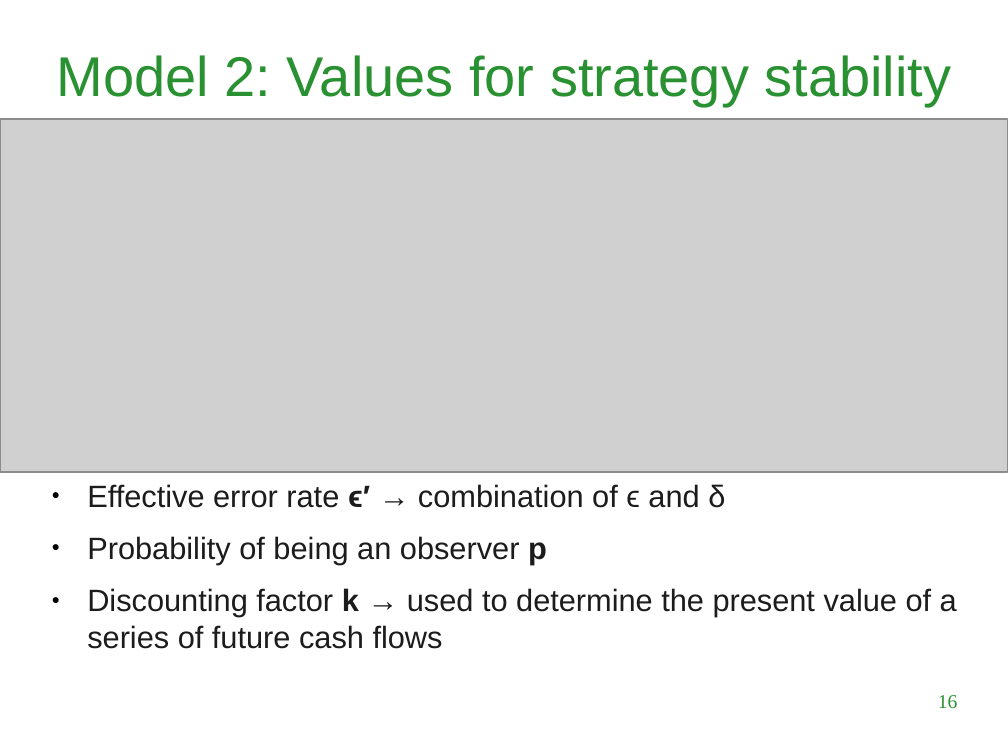
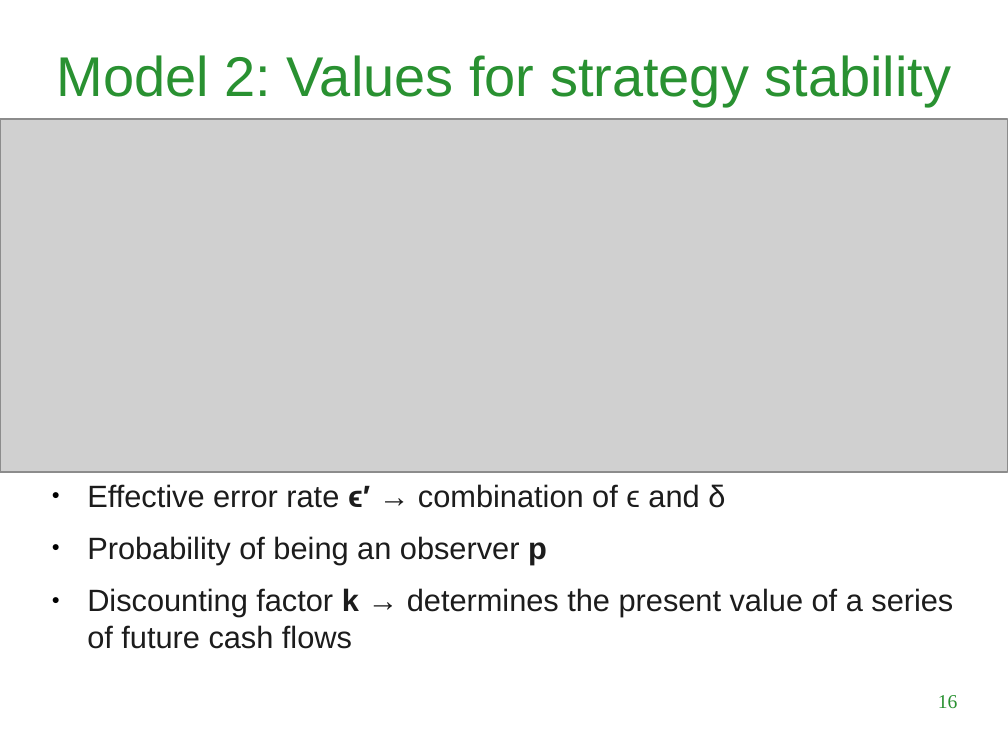
Before and after one commit to LuigiBrosNin/UNI, a slide deck: slide 16 of Master first year/Complex systems and network science/Tit_for_tatting_presentation.odp. Drawn at 1008x756 pixels with LibreOffice and Linux fonts; fonts in the diff are those of the drawing; grey boxes stand for pictures; background and template pictures are left out. Boxes give left, top, right and bottom in pixels: in the first picture for what was removed or moved away, otherwise in the second. Text is boxed around its words. In the diff, an @@ line names an element or a change of style, - is before the commit and + after.

```diff
--- a/Master first year/Complex systems and network science/Tit_for_tatting_presentation.odp
+++ b/Master first year/Complex systems and network science/Tit_for_tatting_presentation.odp
@@ text at (87,588,953,649): text changed @@
-● Discounting factor k → used to determine the present value of a series of future cash flows
+● Discounting factor k → determines the present value of a series of future cash flows
```
Also in this commit, not shown: 2 other slides changed, 3 slides added, 2 slides removed, 1 other file.
